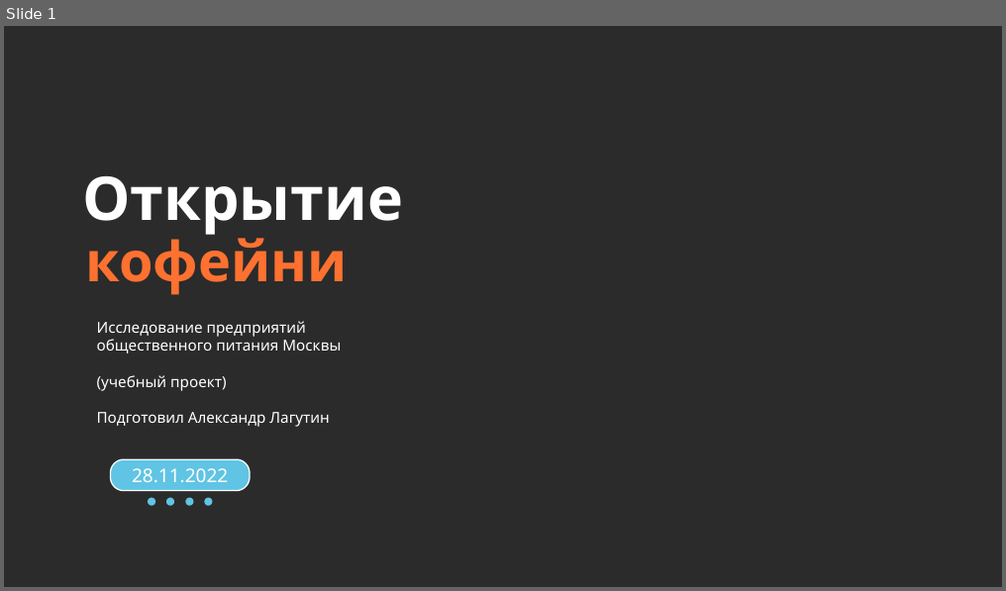
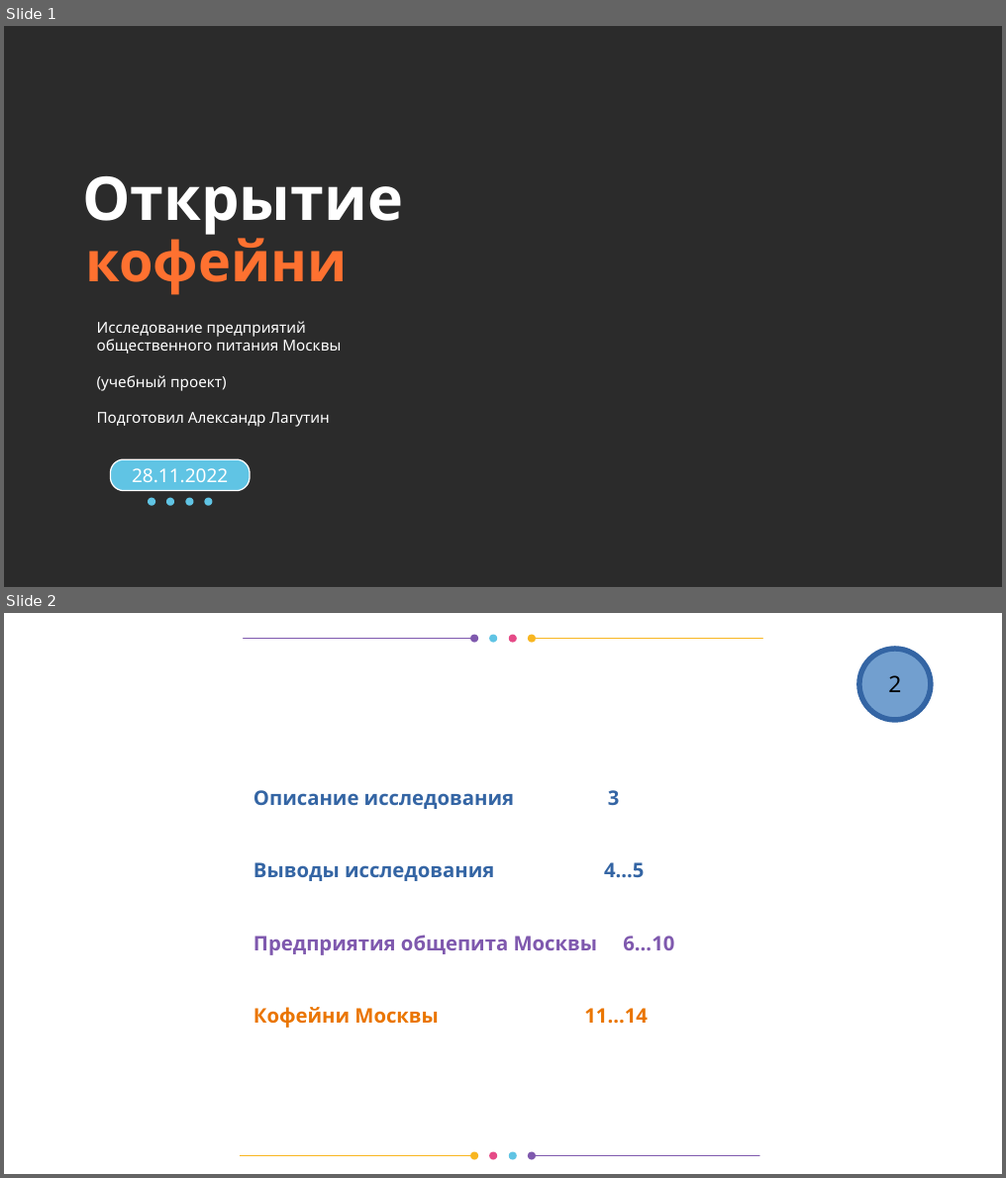
Before and after one commit to okeangel/da_portfolio, a slide deck: practicum/week_21_presentation_catering_in_moscow.odp. Shown one above the other, each under a label of ours: slide 1 before the commit, slides 1 and 2 after it. The pictures are 1006x591 and 1006x1178 pixels, drawn with LibreOffice and Linux fonts; fonts in the diff are those of the drawing; background and template pictures are left out; a plain dark background stands for a picture behind light text. Boxes give left, top, right and bottom in pixels: in the first picture for what was removed or moved away, otherwise in the second. Text is boxed around its words. In the diff, an @@ line names an element or a change of style, - is before the commit and + after.

```diff
--- a/practicum/week_21_presentation_catering_in_moscow.odp
+++ b/practicum/week_21_presentation_catering_in_moscow.odp
@@ slide 2 added at (x1=4, y1=613, x2=1002, y2=1174), background #FFFFFF @@
@@ group added at (x1=243, y1=635, x2=763, y2=643): 6 freeform shapes @@
@@ ellipse added at (x1=859, y1=649, x2=932, y2=720), fill #729FCF, outline #3465A4 4.31 pt @@
@@ page number added at (x1=888, y1=675, x2=901, y2=692), 18 pt, text #000000 @@
+2
@@ title added at (x1=253, y1=790, x2=674, y2=1024), 16 pt, text #3465A4, bold @@
+Описание исследования 3
+Выводы исследования 4...5
+Предприятия общепита Москвы 6...10
+Кофейни Москвы 11...14
@@ group added at (x1=241, y1=1153, x2=759, y2=1160): 6 freeform shapes @@
```
Also in this commit, not shown: 12 slides changed, 1 other slide added, 1 slide removed, 2 other files.
